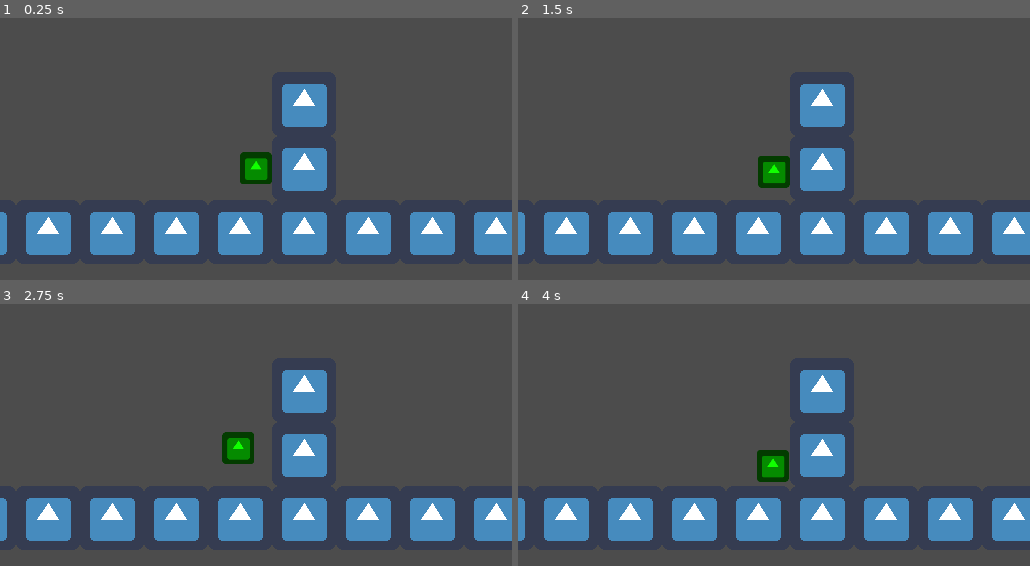
Above: before the commit, frames 1-4 (two rows, left to right).
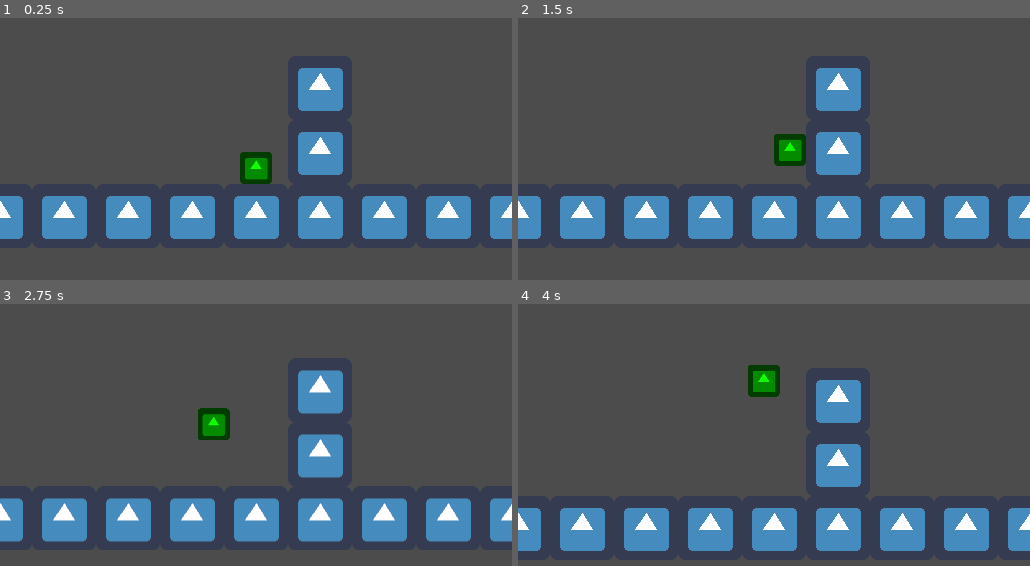
Above: after the commit, the same moments.

Repository: Otherside-Code/Space_jump
Game: Godot game, scene res://Scenes/MundoTeste.tscn
Two runs of this game, one before a commit and one after it. Both use one fixed random seed, a clock stepped at 60 frames per second and the inputs below. The project has no main scene, so this scene is started directly. The engine's default icon, where the game draws it, is replaced by a stand-in: a white triangle on a blue panel in a dark square.
Inputs:
- Up to frame 1 (0.25 s): no input
- Up to frame 2 (1.5 s): tap Enter (conta_oxg, bound only after the commit) at 0.5, 0.8, 1.35 s; hold D (dir) 0.53-1.28 s; tap Space (pulo) at 0.77, 1.07 s
- Up to frame 3 (2.75 s): tap Space (pulo) at 1.52, 1.82, 2.3 s; tap R (recarrega_oxg, bound only after the commit) at 1.55 s; hold R (recarrega_oxg, bound only after the commit) from 2.03 s (still down)
- Up to frame 4 (4 s): release R (recarrega_oxg, bound only after the commit) at 2.78 s; tap Space (pulo) at 2.85, 3.02, 3.32, 3.77 s; tap D (dir) at 3.05 s; hold D (dir) from 3.53 s (still down); tap Enter (conta_oxg, bound only after the commit) at 3.8 s

The runs differ from the first frame. In frame 1, 19% of the frame differs, in the area x 0-100%, y 19-91%; in frame 2, 20%; in frame 3, 15%; in frame 4, 18%.

Commit message:
criação da função para pulo no ar

Diff:
--- a/Scenes/MundoTeste.tscn
+++ b/Scenes/MundoTeste.tscn
@@ -6,7 +6,7 @@
 [node name="MundoTeste" type="Node2D"]
 
 [node name="Player" parent="." instance=ExtResource( 1 )]
-position = Vector2( 496, 160 )
+position = Vector2( 480, 176 )
 
 [node name="chao" parent="." instance=ExtResource( 2 )]
 tile_data = PoolIntArray( 65544, 0, 0, 131080, 0, 0, 196608, 0, 0, 196609, 0, 0, 196610, 0, 0, 196611, 0, 0, 196612, 0, 0, 196613, 0, 0, 196614, 0, 0, 196615, 0, 0, 196616, 0, 0, 196617, 0, 0, 196618, 0, 0, 196619, 0, 0, 196620, 0, 0, 196621, 0, 0, 196622, 0, 0 )
--- a/Scenes/Player.tscn
+++ b/Scenes/Player.tscn
@@ -1,7 +1,8 @@
-[gd_scene load_steps=4 format=2]
+[gd_scene load_steps=5 format=2]
 
 [ext_resource path="res://icon.png" type="Texture" id=1]
 [ext_resource path="res://Scripts/Player.gd" type="Script" id=2]
+[ext_resource path="res://Scripts/Status.gd" type="Script" id=3]
 
 [sub_resource type="RectangleShape2D" id=1]
 extents = Vector2( 16, 16 )
@@ -9,6 +10,7 @@
 [node name="Player" type="KinematicBody2D"]
 script = ExtResource( 2 )
 parede = NodePath("WallRay")
+status = NodePath("Status")
 
 [node name="CollisionShape2D" type="CollisionShape2D" parent="."]
 shape = SubResource( 1 )
@@ -27,3 +29,12 @@
 [node name="WallRay" type="RayCast2D" parent="."]
 enabled = true
 cast_to = Vector2( 20, 0 )
+
+[node name="Status" type="Node" parent="."]
+script = ExtResource( 3 )
+jogador = NodePath("..")
+tempo = NodePath("Timer")
+
+[node name="Timer" type="Timer" parent="Status"]
+
+[connection signal="timeout" from="Status/Timer" to="Status" method="_on_Timer_timeout"]
--- a/Scripts/Player.gd
+++ b/Scripts/Player.gd
@@ -2,10 +2,10 @@
 
 class_name Player
 
-var velocidade:int=32;
-var gravidade_player:int=32;
+var velocidade:int=64;
+var gravidade_player:int=48;
 var movimento:Vector2;
-var velocidade_pulo:int=-64;
+var velocidade_pulo:int=-80;
 var no_chao:bool=0;
 var pulando:bool=0;
 var direcao_parede:int=1;
@@ -13,6 +13,7 @@
 var pulo_parede:bool=0;
 
 export(NodePath) onready var parede=get_node(parede);
+export(NodePath) onready var status=get_node(status);
 
 func _physics_process(delta:float):
 	movimento_horizontal();
@@ -39,6 +40,13 @@
 		pulando=0;
 		pulo_parede=0;
 	else:pass;
+
+	if not no_chao and not pulo_parede:
+		if Input.is_action_just_pressed("pulo"):
+			if status.perde_vida(1):
+				movimento.y=velocidade_pulo*0.7;
+			else:
+				print('não consigo pular denovo')
 
 
 	if desliza_parede():
@@ -71,10 +79,10 @@
 			pulando=1;
 			direcao_parede*=-1;
 
-			movimento.y=velocidade_pulo*0.4;
+			movimento.y=velocidade_pulo*0.6;
 
-		if movimento.x<32:
-			movimento.x+=direcao_parede*16;
+		if movimento.x<16:
+			movimento.x+=direcao_parede*48;
 		else:
 			pulo_parede=0;
 
@@ -99,7 +107,7 @@
 
 
 func desliza_parede()->bool:
-	parede.cast_to.x=20*direcao_parede;
+	parede.cast_to.x=17*direcao_parede;
 
 	if parede.is_colliding():
 		if not na_parede and not no_chao :
@@ -112,3 +120,13 @@
 		na_parede=0;
 
 		return false;
+
+
+
+func _input(event):
+	if event.is_action_pressed("conta_oxg"):
+		status.inicia_timer();
+
+
+	if event.is_action_pressed("recarrega_oxg"):
+		status.recarrega();
--- /dev/null
+++ b/Scripts/Status.gd
@@ -0,0 +1,61 @@
+extends Node
+
+export(NodePath) onready var jogador=get_node(jogador);
+export(NodePath) onready var tempo=get_node(tempo);
+
+var resta:int=60;
+var vida:int=10;
+var estado_critico:bool=0;
+var vivo:bool=1;
+
+var vida_atual:int=vida-1;
+
+
+func perde_vida(quantidade:int)->bool:
+	if vida_atual>0:
+		vida_atual-=1;
+		print('restam apenas ',vida_atual,' cargas de o²')
+
+		return true;
+
+	else:
+		return false;
+
+
+
+func recarrega()->void:
+	if estado_critico:
+		if perde_vida(1):
+			resta=10;
+			estado_critico=0;
+		else:
+			print("não tenho cargas de o²")
+
+	else:
+		print("não preciso disso")
+
+
+
+func inicia_timer()->void:
+	tempo.start();
+
+
+
+func _on_Timer_timeout():
+	resta-=1;
+
+
+	if estado_critico:
+		if resta:
+			print(resta);
+		else:
+			vivo=0;
+			tempo.stop();
+			jogador.set_physics_process(false);
+	else:
+		if resta:
+			pass;
+		else:
+			print('você entrou em estado critico');
+			resta=11;
+			estado_critico=1;
--- a/project.godot
+++ b/project.godot
@@ -49,6 +49,16 @@
 "events": [ Object(InputEventKey,"resource_local_to_scene":false,"resource_name":"","device":0,"alt":false,"shift":false,"control":false,"meta":false,"command":false,"pressed":false,"scancode":0,"physical_scancode":32,"unicode":0,"echo":false,"script":null)
  ]
 }
+conta_oxg={
+"deadzone": 0.5,
+"events": [ Object(InputEventKey,"resource_local_to_scene":false,"resource_name":"","device":0,"alt":false,"shift":false,"control":false,"meta":false,"command":false,"pressed":false,"scancode":0,"physical_scancode":16777221,"unicode":0,"echo":false,"script":null)
+ ]
+}
+recarrega_oxg={
+"deadzone": 0.5,
+"events": [ Object(InputEventKey,"resource_local_to_scene":false,"resource_name":"","device":0,"alt":false,"shift":false,"control":false,"meta":false,"command":false,"pressed":false,"scancode":0,"physical_scancode":82,"unicode":0,"echo":false,"script":null)
+ ]
+}
 
 [physics]
 
